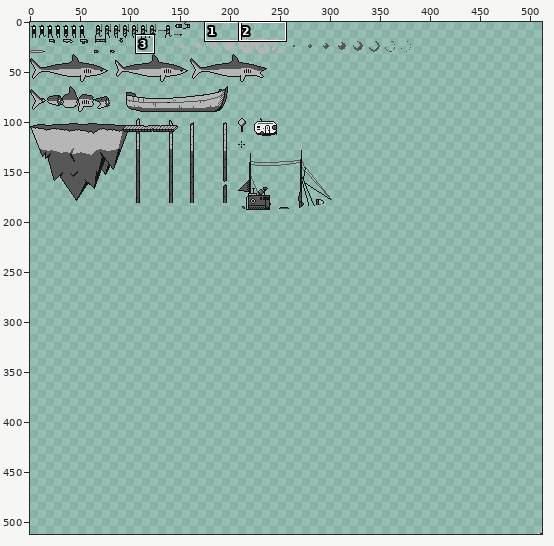
Sprite sheet -- res/tiles.png. Above, an overview of the earlier version with the close-up marked.
Close-up. The starting point:
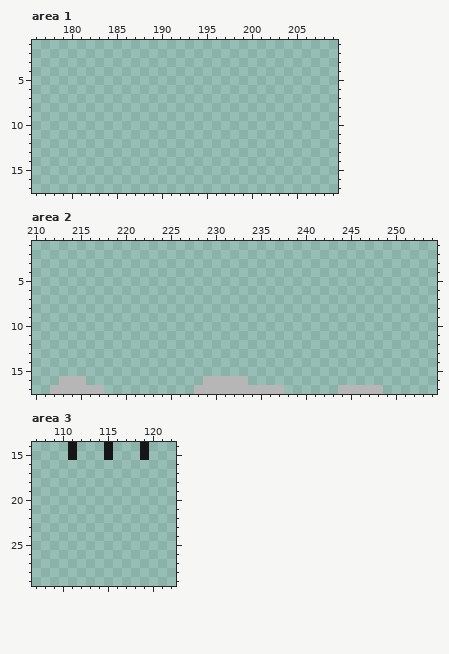
The file is 512x512 pixels. Shown: area 1: x 176..209, y 1..17; area 2: x 210..254, y 1..17; area 3: x 107..122, y 14..29. The commit also changed other parts of the picture, which this record leaves out.
After:
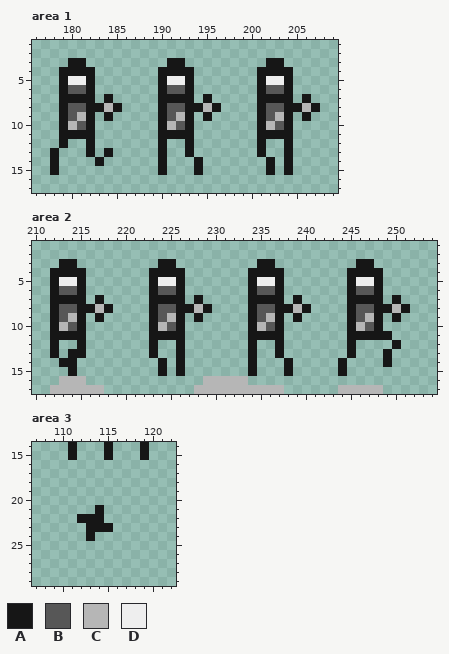
Palette (. is transparent): A #161616  B #575757  C #b6b6b6  D #eeeeee
What changed:
--- area 1
@@ x 176..209 @@
  2 ..................................
- 3 ..................................
- 4 ..................................
- 5 ..................................
- 6 ..................................
- 7 ..................................
- 8 ..................................
- 9 ..................................
-10 ..................................
-11 ..................................
-12 ..................................
-13 ..................................
-14 ..................................
-15 ..................................
+ 3 ....AA.........AA.........AA......
+ 4 ...AAAA.......AAAA.......AAAA.....
+ 5 ...ADDA.......ADDA.......ADDA.....
+ 6 ...ABBA.......ABBA.......ABBA.....
+ 7 ...AAAA.A.....AAAA.A.....AAAA.A...
+ 8 ...ABBAACA....ABBAACA....ABBAACA..
+ 9 ...ABCA.A.....ABCA.A.....ABCA.A...
+10 ...ACBA.......ACBA.......ACBA.....
+11 ...AAAA.......AAAA.......AAAA.....
+12 ...A..A.......A..A.......A..A.....
+13 ..A...A.A.....A..A.......A..A.....
+14 ..A....A......A...A.......A.A.....
+15 ..A...........A...A.......A.A.....
 16 ..................................
--- area 2
@@ x 210..254 @@
  2 .............................................
- 3 .............................................
- 4 .............................................
- 5 .............................................
- 6 .............................................
- 7 .............................................
- 8 .............................................
- 9 .............................................
-10 .............................................
-11 .............................................
-12 .............................................
-13 .............................................
-14 .............................................
-15 .............................................
+ 3 ...AA.........AA.........AA.........AA.......
+ 4 ..AAAA.......AAAA.......AAAA.......AAAA......
+ 5 ..ADDA.......ADDA.......ADDA.......ADDA......
+ 6 ..ABBA.......ABBA.......ABBA.......ABBA......
+ 7 ..AAAA.A.....AAAA.A.....AAAA.A.....AAAA.A....
+ 8 ..ABBAACA....ABBAACA....ABBAACA....ABBAACA...
+ 9 ..ABCA.A.....ABCA.A.....ABCA.A.....ABCA.A....
+10 ..ACBA.......ACBA.......ACBA.......ACBA......
+11 ..AAAA.......AAAA.......AAAA.......AAAAA.....
+12 ..A..A.......A..A.......A..A.......A....A....
+13 ..A.AA.......A..A.......A..A.......A...A.....
+14 ...AA.........A.A.......A...A.....A....A.....
+15 ....A.........A.A.......A...A.....A..........
 16 ...CCC.............CCCCC.....................
--- area 3
@@ x 110..117 @@
 20 ........
-21 ........
-22 ........
-23 ........
-24 ........
+21 ....A...
+22 ..AAA...
+23 ...AAA..
+24 ...A....
 25 ........
